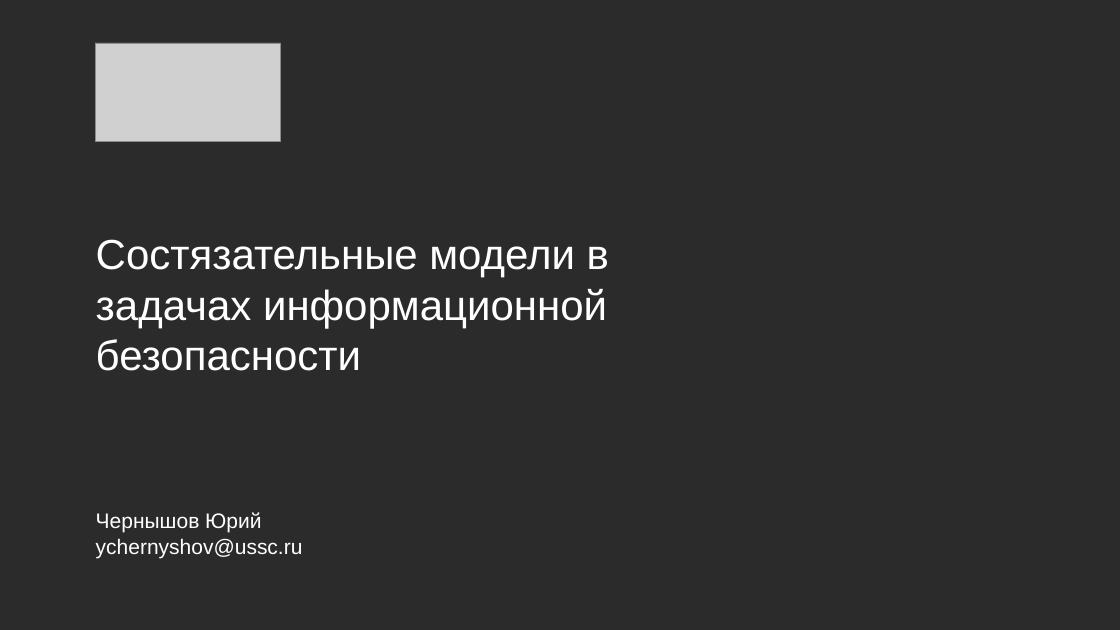
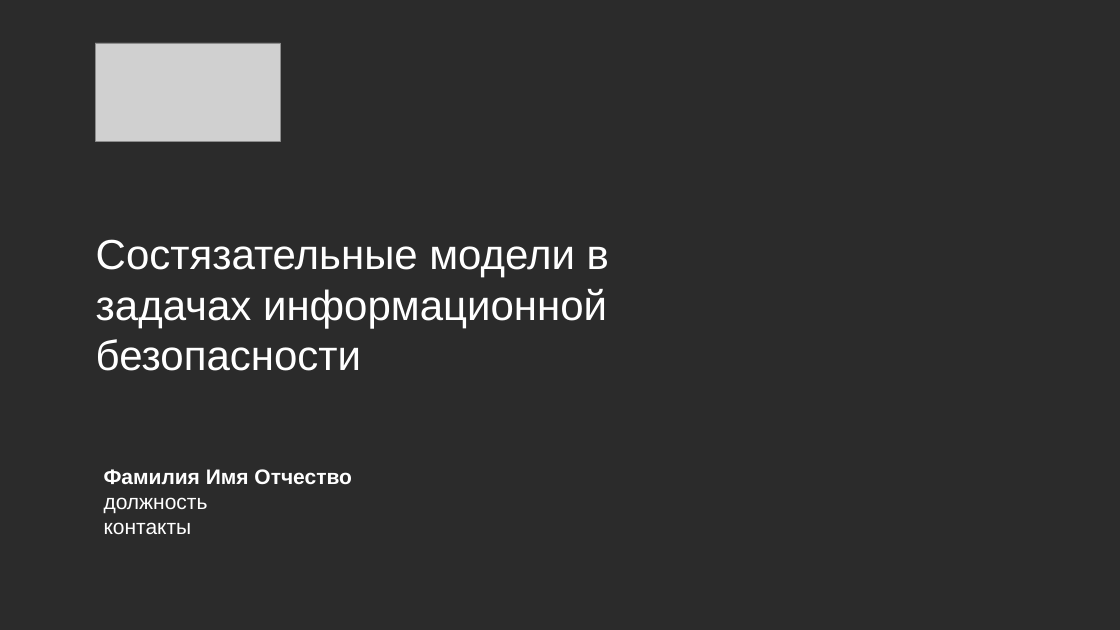
Before and after one commit to CyberLympha/AI-for-IS-Course, a slide deck: slide 1 of Лекции/Состязательные модели в ИБ.pptx. Drawn at 1120x630 pixels with LibreOffice and Linux fonts; fonts in the diff are those of the drawing; grey boxes stand for pictures; background and template pictures are left out; a plain dark background stands for a picture behind light text. Boxes give left, top, right and bottom in pixels: in the first picture for what was removed or moved away, otherwise in the second. Text is boxed around its words. In the diff, an @@ line names an element or a change of style, - is before the commit and + after.

```diff
--- a/Лекции/Состязательные модели в ИБ.pptx
+++ b/Лекции/Состязательные модели в ИБ.pptx
@@ text added at [104, 469, 352, 534], 18 pt, text #FFFFFF, bold @@
+Фамилия Имя Отчество
+должность
+контакты
@@ text removed at [96, 512, 303, 558] @@
-Чернышов Юрий
-ychernyshov@ussc.ru
```
Also in this commit, not shown: 7 other slides changed, 3 slides added, 1 other file.
